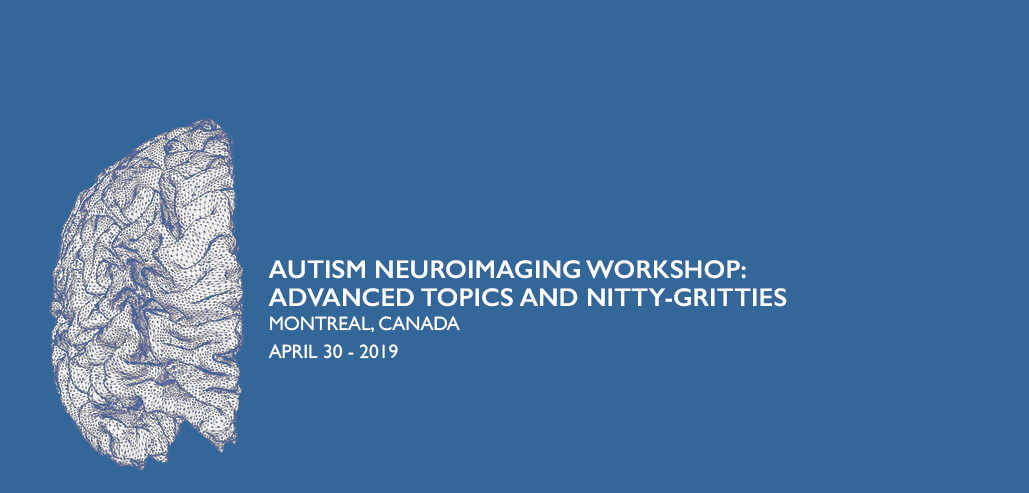
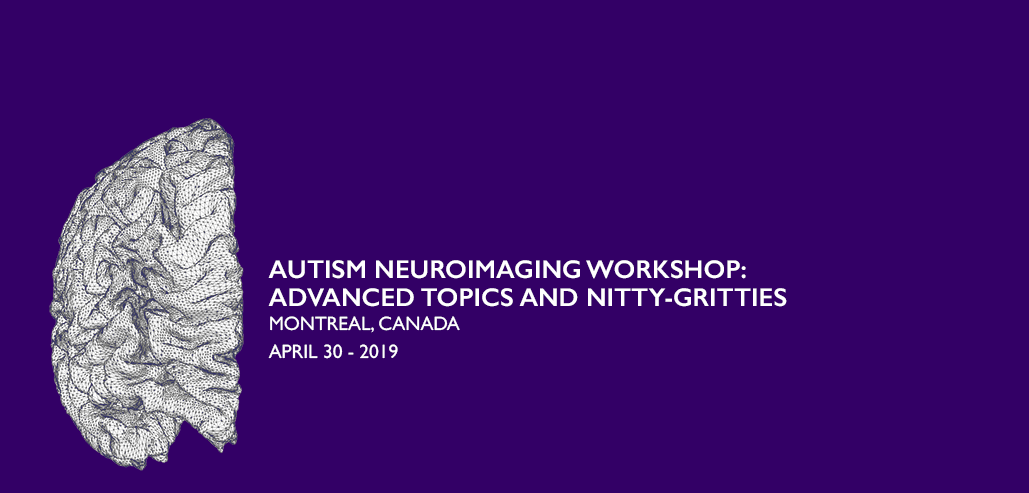
Revision of a layered (1029, 493) image; what changed, layer by layer:
painted on "Background copy" over (0, 0, 1029, 493)
